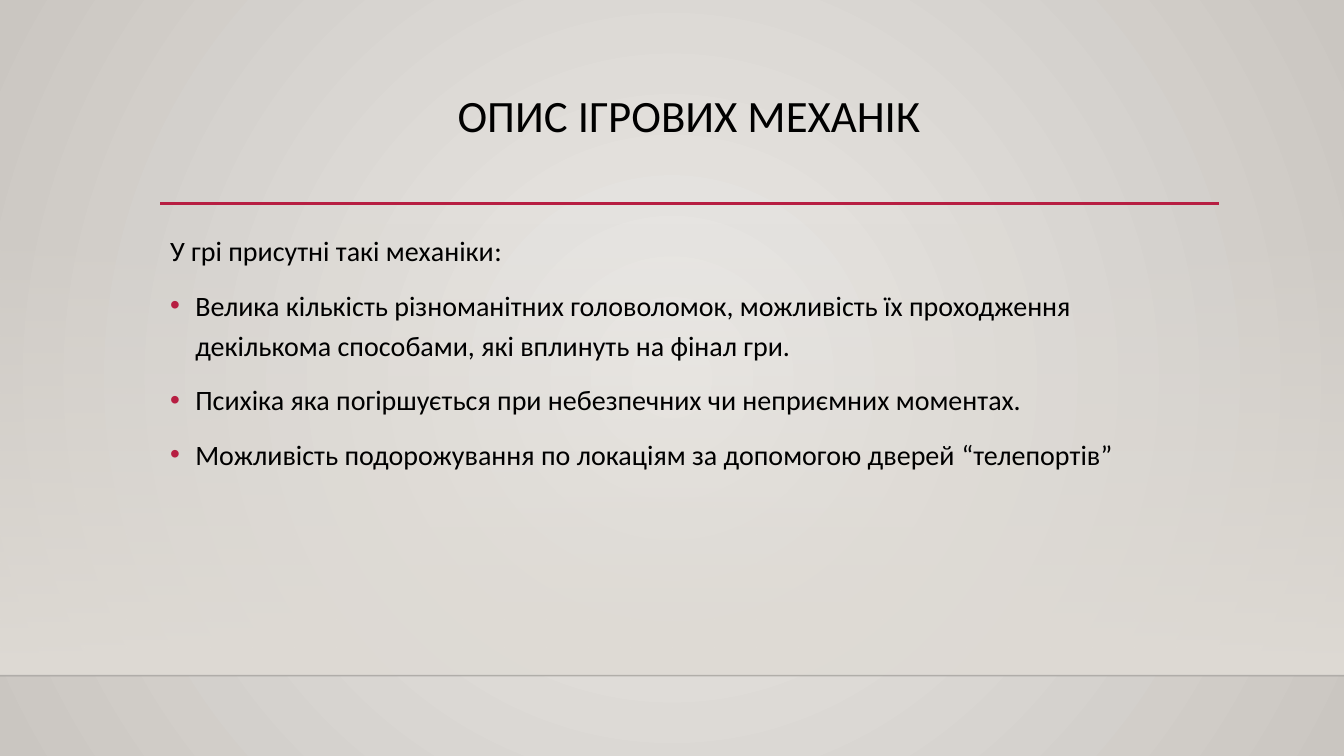
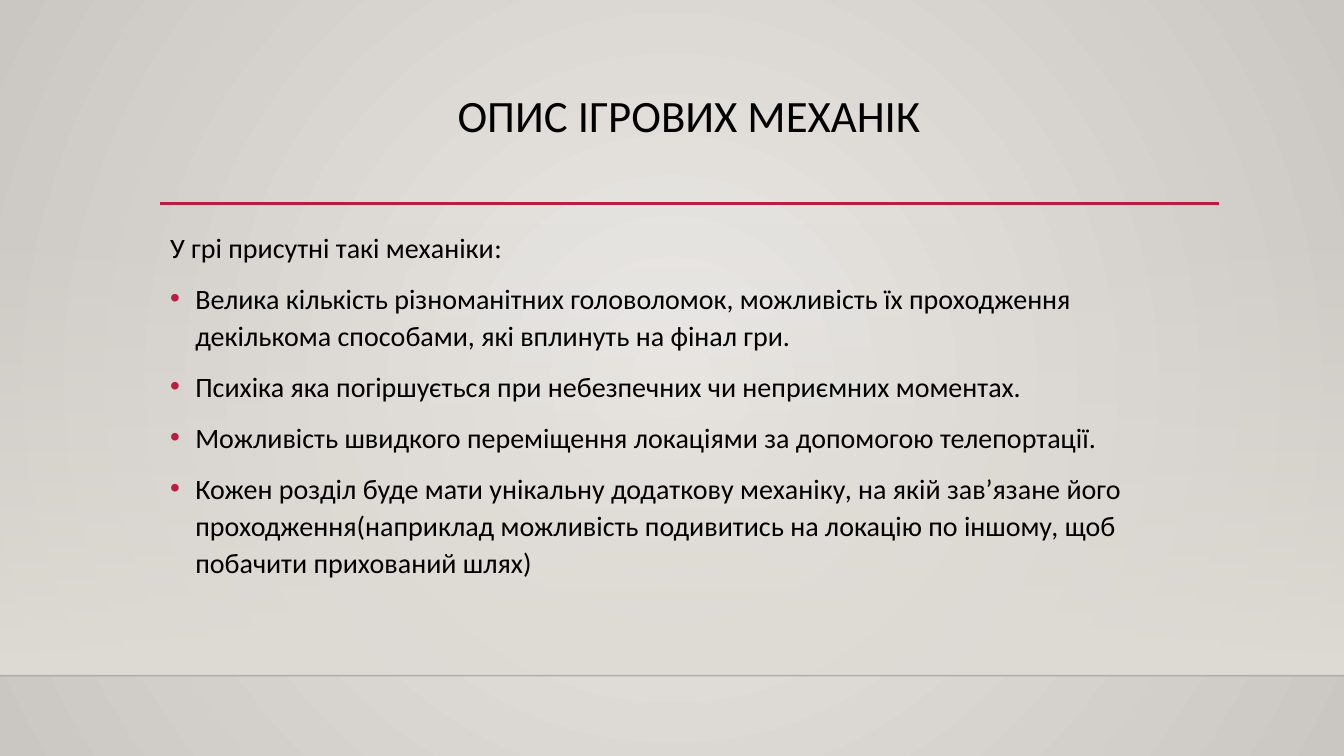
Before and after one commit to svixxn/pyscho-horror-game, a slide deck: slide 11 of Пітч гри.pptx (slide 5 before the commit). Drawn at 1344x756 pixels with LibreOffice and Linux fonts; fonts in the diff are those of the drawing; background and template pictures are left out. Boxes give left, top, right and bottom in pixels: in the first picture for what was removed or moved away, otherwise in the second. Text is boxed around its words. In the diff, an @@ line names an element or a change of style, - is before the commit and + after.

```diff
--- a/Пітч гри.pptx
+++ b/Пітч гри.pptx
@@ text at (170, 238, 1070, 402): line spacing 1.2 to 1.1 @@
@@ text at (195, 428, 1121, 578): text changed @@
-• Можливість подорожування по локаціям за допомогою дверей “телепортів”
+• Можливість швидкого переміщення локаціями за допомогою телепортації.
+• Кожен розділ буде мати унікальну додаткову механіку, на якій зав’язане його проходження(наприклад можливість подивитись на локацію по іншому, щоб побачити прихований шлях)
```
Also in this commit, not shown: 11 other slides changed, 3 slides added, 6 other files.
